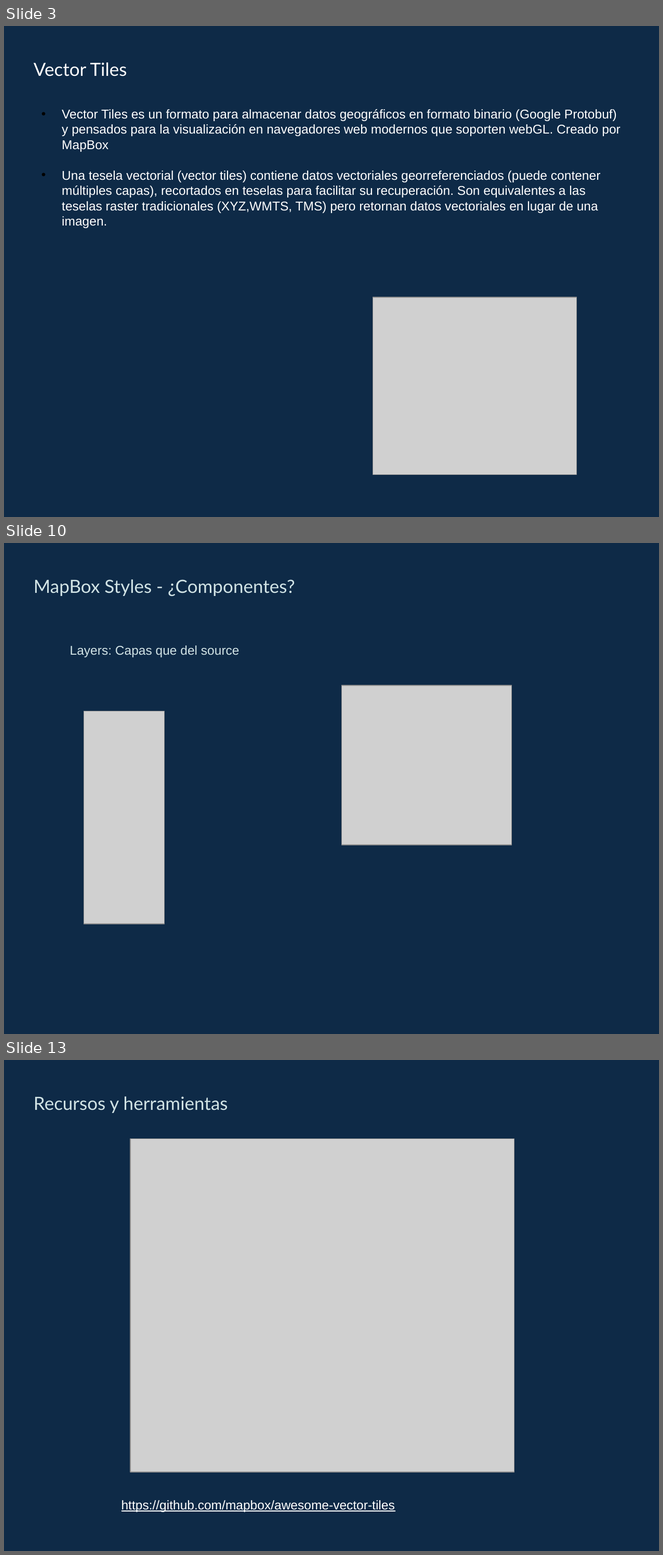
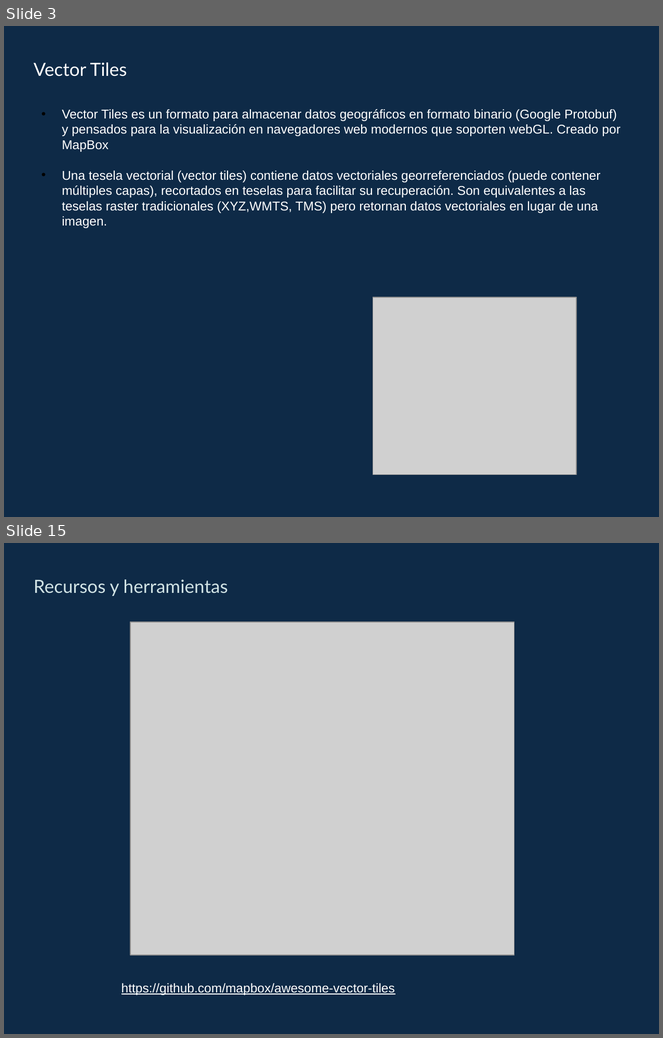
Before and after one commit to gis-master-m2/m2-geoweb, a slide deck: docs/presentacion/vector-tiles.pptx. Shown one above the other, each under a label of ours: slides 3, 10 and 13 before the commit, slides 3 and 15 after it; the slides between them are not shown. The pictures are 663x1555 and 663x1038 pixels, drawn with LibreOffice and Linux fonts; fonts in the diff are those of the drawing; grey boxes stand for pictures. Boxes give left, top, right and bottom in pixels: in the first picture for what was removed or moved away, otherwise in the second. Text is boxed around its words. In the diff, an @@ line names an element or a change of style, - is before the commit and + after.

```diff
--- a/docs/presentacion/vector-tiles.pptx
+++ b/docs/presentacion/vector-tiles.pptx
@@ slide 10 removed at (4,543,659,1034), background #0E2A47 @@
@@ text removed at (34,579,295,596) @@
-MapBox Styles - ¿Componentes?
@@ text removed at (70,645,240,657) @@
-Layers: Capas que del source
@@ picture removed at (342,686,512,846) @@
@@ picture removed at (84,711,165,924) @@
@@ what was slide 13 is now slide 15 @@
```
Also in this commit, not shown: 9 slides changed, 3 slides added, 20 other files.
